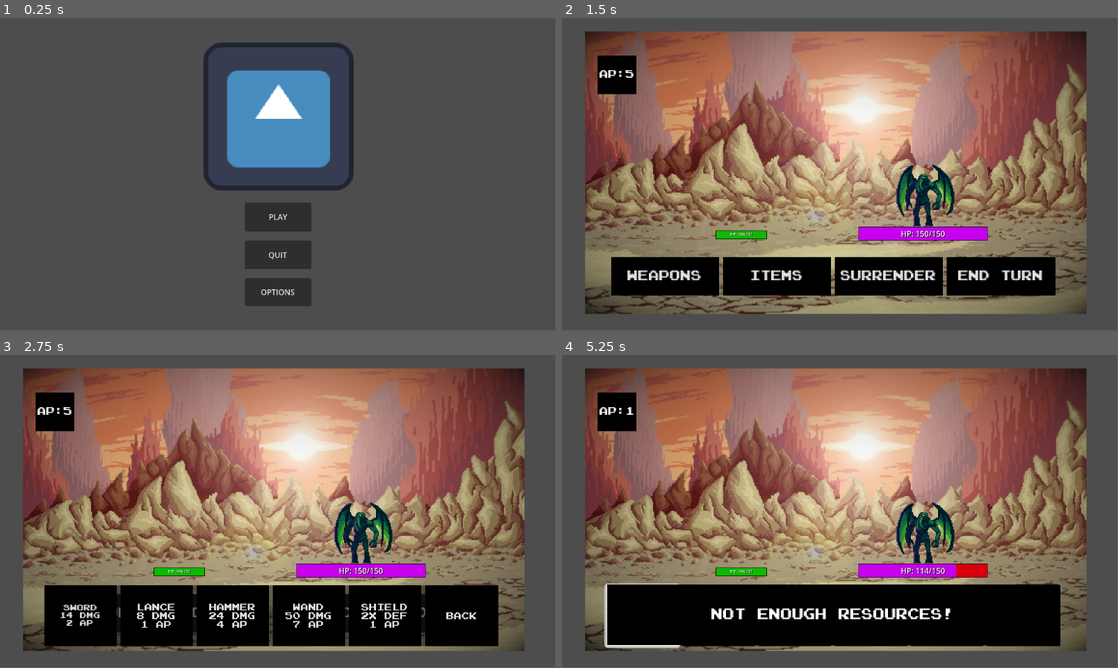
Above: before the commit, frames 1-4 (two rows, left to right).
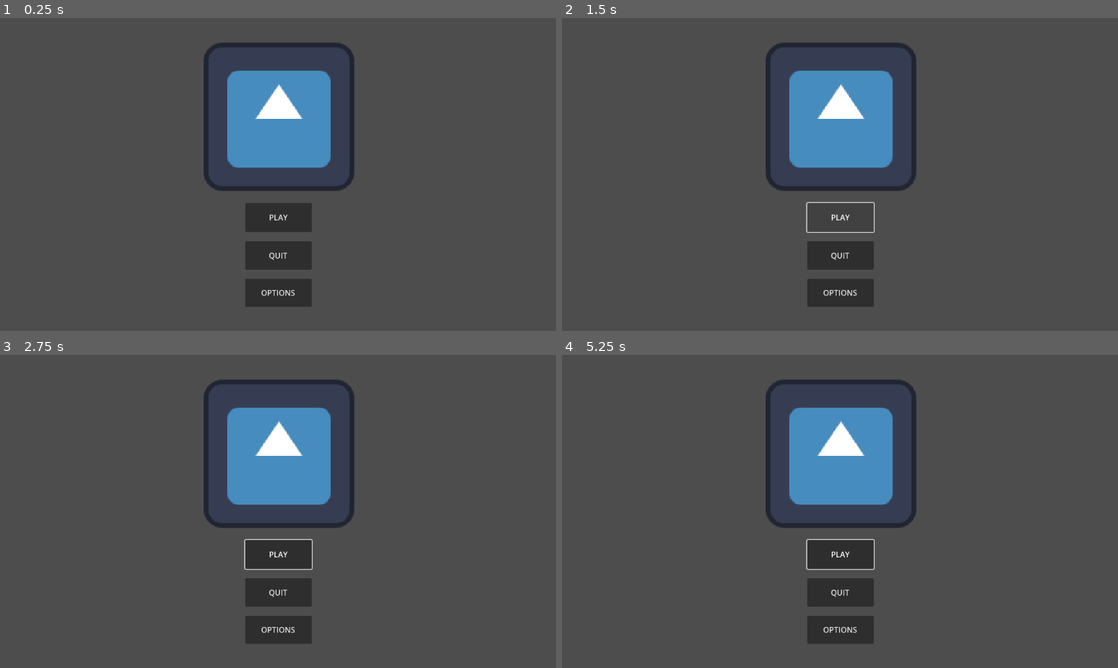
Above: after the commit, the same moments.

Repository: ElerosVecchio/OBL_TeamC
Game: Godot game, scene res://MainMenu/main_menu.tscn
Same seed, same stepped clock (60 frames per second), same inputs: the game is played once before the commit and once after it. The engine's default icon, where the game draws it, is replaced by a stand-in: a white triangle on a blue panel in a dark square.
Inputs (mouse positions are in pixels of both pictures, inside the frame that each line leads up to):
- Up to frame 1 (0.25 s): no input
- Up to frame 2 (1.5 s): click "PLAY" at 0.5 s; click (840, 218) at 1.25 s, where only the run after the commit has a clickable "PLAY"
- Up to frame 3 (2.75 s): click (105, 614) at 2 s, where only the run before the commit has a clickable "Weapons"
- Up to frame 4 (5.25 s): click (778, 614) at 2.75 s, where only the run before the commit has a clickable "Items"; click (890, 614) at 3.5 s, where only the run before the commit has a clickable "Surrender"; click (1001, 614) at 4.25 s, where only the run before the commit has a clickable "End Turn"; click (639, 614) at 5 s, where only the run before the commit has a clickable "Sword 14 DMG 2 AP"
In our replay, the window is 799x449 before the commit and 800x450 after it. These sizes can differ from the game's own. Grey fills any space a smaller window leaves; there, only what the larger window draws over its background counts as a difference.

The runs differ from the first frame. In frame 1, 0.5% of the frame differs, in the area x 37-64%, y 9-93%; in frame 2, 80%; in frame 3, 80%; in frame 4, 80%, in the area x 4-95%, y 4-95%.

Commit message:
Fixed fullscreen

Diff:
--- a/MainMenu/main_menu.tscn
+++ b/MainMenu/main_menu.tscn
@@ -1,9 +1,8 @@
-[gd_scene load_steps=5 format=3 uid="uid://cd0xyan3slpu3"]
+[gd_scene load_steps=4 format=3 uid="uid://cd0xyan3slpu3"]
 
 [ext_resource type="Script" path="res://MainMenu/main_menu.gd" id="1_j3xqe"]
 [ext_resource type="Texture2D" uid="uid://dpe0ckn6typcr" path="res://icon.svg" id="2_xy1mj"]
 [ext_resource type="Script" path="res://Item scripts/ItemScene.gd" id="3_e3sc7"]
-[ext_resource type="AudioStream" uid="uid://cdmhc07drpl7e" path="res://MainMenu/menu_music.mp3" id="4_8q8q6"]
 
 [node name="MainMenu" type="Node2D"]
 position = Vector2(577, 463)
@@ -71,11 +70,6 @@
 [node name="Item generation scene" type="Node" parent="."]
 script = ExtResource("3_e3sc7")
 
-[node name="AudioStreamPlayer" type="AudioStreamPlayer" parent="."]
-stream = ExtResource("4_8q8q6")
-autoplay = true
-bus = &"Music"
-
-[connection signal="pressed" from="MainMenuCanvas/btn_play" to="." method="_on_btn_play_pressed"]
+[connection signal="pressed" from="MainMenuCanvas/btn_play" to="." method="on_play_button_pressed"]
 [connection signal="pressed" from="MainMenuCanvas/btn_quit" to="." method="on_quit_button_pressed"]
 [connection signal="pressed" from="MainMenuCanvas/btn_options" to="." method="on_options_button_pressed"]
--- a/TurnBasedSystem&Scene/Global.gd
+++ b/TurnBasedSystem&Scene/Global.gd
@@ -2,10 +2,10 @@
 
 var actionpoints = 5
 
-var sworddamage = 14
+var sworddamage = 15
 var lancedamage = 8
-var hammerdamage = 24
-var wanddamage = 50
+var hammerdamage = 35
+var wanddamage = 65
 var shielddamage = 3
 
 var healthpotions = 2
--- a/TurnBasedSystem&Scene/bbeg.tscn
+++ b/TurnBasedSystem&Scene/bbeg.tscn
@@ -1,6 +1,7 @@
-[gd_scene load_steps=44 format=3 uid="uid://catqsg4w04yqc"]
+[gd_scene load_steps=45 format=3 uid="uid://catqsg4w04yqc"]
 
 [ext_resource type="Texture2D" uid="uid://cdix5s5pq4bo" path="res://TurnBasedSystem&Scene/Placeholder Sprites/cthulu_192x112_SpriteSheet.png" id="1_h6hrm"]
+[ext_resource type="FontFile" uid="uid://dtyyb1av647aj" path="res://TurnBasedSystem&Scene/Placeholder Sprites/Super Mario Bros. NES.ttf" id="2_csoe3"]
 
 [sub_resource type="AtlasTexture" id="AtlasTexture_c4x0y"]
 atlas = ExtResource("1_h6hrm")
@@ -342,6 +343,7 @@
 grow_horizontal = 2
 grow_vertical = 2
 theme_override_colors/font_shadow_color = Color(0, 0, 0, 1)
+theme_override_fonts/font = ExtResource("2_csoe3")
 text = "HP: 300/300"
 horizontal_alignment = 1
 vertical_alignment = 1
--- a/TurnBasedSystem&Scene/hero.tscn
+++ b/TurnBasedSystem&Scene/hero.tscn
@@ -1,85 +1,106 @@
-[gd_scene load_steps=24 format=3 uid="uid://bmmai14isviqg"]
-
-[sub_resource type="AtlasTexture" id="AtlasTexture_ts2vl"]
+[gd_scene load_steps=26 format=3 uid="uid://bmmai14isviqg"]
+
+[ext_resource type="Texture2D" uid="uid://b7ail3h52vt3q" path="res://TurnBasedSystem&Scene/Placeholder Sprites/AnimationSheet_Character.png" id="1_oo7lt"]
+[ext_resource type="FontFile" uid="uid://dtyyb1av647aj" path="res://TurnBasedSystem&Scene/Placeholder Sprites/Super Mario Bros. NES.ttf" id="2_g2m40"]
+
+[sub_resource type="AtlasTexture" id="AtlasTexture_6yx3w"]
+atlas = ExtResource("1_oo7lt")
 region = Rect2(0, 256, 32, 32)
 
-[sub_resource type="AtlasTexture" id="AtlasTexture_0b8jw"]
+[sub_resource type="AtlasTexture" id="AtlasTexture_bb5ag"]
+atlas = ExtResource("1_oo7lt")
 region = Rect2(32, 256, 32, 32)
 
-[sub_resource type="AtlasTexture" id="AtlasTexture_kliiu"]
+[sub_resource type="AtlasTexture" id="AtlasTexture_7n6om"]
+atlas = ExtResource("1_oo7lt")
 region = Rect2(64, 256, 32, 32)
 
-[sub_resource type="AtlasTexture" id="AtlasTexture_wdmbt"]
+[sub_resource type="AtlasTexture" id="AtlasTexture_3qbes"]
+atlas = ExtResource("1_oo7lt")
 region = Rect2(96, 256, 32, 32)
 
-[sub_resource type="AtlasTexture" id="AtlasTexture_tch6n"]
+[sub_resource type="AtlasTexture" id="AtlasTexture_autyq"]
+atlas = ExtResource("1_oo7lt")
 region = Rect2(128, 256, 32, 32)
 
-[sub_resource type="AtlasTexture" id="AtlasTexture_2hahs"]
+[sub_resource type="AtlasTexture" id="AtlasTexture_05404"]
+atlas = ExtResource("1_oo7lt")
 region = Rect2(160, 256, 32, 32)
 
-[sub_resource type="AtlasTexture" id="AtlasTexture_ejxq0"]
+[sub_resource type="AtlasTexture" id="AtlasTexture_3gets"]
+atlas = ExtResource("1_oo7lt")
 region = Rect2(192, 256, 32, 32)
 
-[sub_resource type="AtlasTexture" id="AtlasTexture_jnnht"]
+[sub_resource type="AtlasTexture" id="AtlasTexture_l6h7p"]
+atlas = ExtResource("1_oo7lt")
 region = Rect2(224, 256, 32, 32)
 
-[sub_resource type="AtlasTexture" id="AtlasTexture_3oqx3"]
+[sub_resource type="AtlasTexture" id="AtlasTexture_h6oe7"]
+atlas = ExtResource("1_oo7lt")
 region = Rect2(0, 224, 32, 32)
 
-[sub_resource type="AtlasTexture" id="AtlasTexture_eudra"]
+[sub_resource type="AtlasTexture" id="AtlasTexture_34cei"]
+atlas = ExtResource("1_oo7lt")
 region = Rect2(32, 224, 32, 32)
 
-[sub_resource type="AtlasTexture" id="AtlasTexture_b2ok0"]
+[sub_resource type="AtlasTexture" id="AtlasTexture_duj0n"]
+atlas = ExtResource("1_oo7lt")
 region = Rect2(64, 224, 32, 32)
 
-[sub_resource type="AtlasTexture" id="AtlasTexture_dv7wp"]
+[sub_resource type="AtlasTexture" id="AtlasTexture_e8khv"]
+atlas = ExtResource("1_oo7lt")
 region = Rect2(96, 224, 32, 32)
 
-[sub_resource type="AtlasTexture" id="AtlasTexture_q3j1i"]
+[sub_resource type="AtlasTexture" id="AtlasTexture_l7wy7"]
+atlas = ExtResource("1_oo7lt")
 region = Rect2(128, 224, 32, 32)
 
-[sub_resource type="AtlasTexture" id="AtlasTexture_apmti"]
+[sub_resource type="AtlasTexture" id="AtlasTexture_ki8xn"]
+atlas = ExtResource("1_oo7lt")
 region = Rect2(160, 224, 32, 32)
 
-[sub_resource type="AtlasTexture" id="AtlasTexture_gmaw4"]
+[sub_resource type="AtlasTexture" id="AtlasTexture_kwq7e"]
+atlas = ExtResource("1_oo7lt")
 region = Rect2(192, 224, 32, 32)
 
-[sub_resource type="AtlasTexture" id="AtlasTexture_wlgs5"]
+[sub_resource type="AtlasTexture" id="AtlasTexture_daeb3"]
+atlas = ExtResource("1_oo7lt")
 region = Rect2(224, 224, 32, 32)
 
-[sub_resource type="AtlasTexture" id="AtlasTexture_m5tp0"]
+[sub_resource type="AtlasTexture" id="AtlasTexture_6u487"]
+atlas = ExtResource("1_oo7lt")
 region = Rect2(0, 0, 32, 32)
 
-[sub_resource type="AtlasTexture" id="AtlasTexture_rqldq"]
+[sub_resource type="AtlasTexture" id="AtlasTexture_xq3qb"]
+atlas = ExtResource("1_oo7lt")
 region = Rect2(32, 0, 32, 32)
 
 [sub_resource type="SpriteFrames" id="SpriteFrames_l77hm"]
 animations = [{
 "frames": [{
 "duration": 1.0,
-"texture": SubResource("AtlasTexture_ts2vl")
-}, {
-"duration": 1.0,
-"texture": SubResource("AtlasTexture_0b8jw")
-}, {
-"duration": 1.0,
-"texture": SubResource("AtlasTexture_kliiu")
-}, {
-"duration": 1.0,
-"texture": SubResource("AtlasTexture_wdmbt")
-}, {
-"duration": 1.0,
-"texture": SubResource("AtlasTexture_tch6n")
-}, {
-"duration": 1.0,
-"texture": SubResource("AtlasTexture_2hahs")
-}, {
-"duration": 1.0,
-"texture": SubResource("AtlasTexture_ejxq0")
-}, {
-"duration": 1.0,
-"texture": SubResource("AtlasTexture_jnnht")
+"texture": SubResource("AtlasTexture_6yx3w")
+}, {
+"duration": 1.0,
+"texture": SubResource("AtlasTexture_bb5ag")
+}, {
+"duration": 1.0,
+"texture": SubResource("AtlasTexture_7n6om")
+}, {
+"duration": 1.0,
+"texture": SubResource("AtlasTexture_3qbes")
+}, {
+"duration": 1.0,
+"texture": SubResource("AtlasTexture_autyq")
+}, {
+"duration": 1.0,
+"texture": SubResource("AtlasTexture_05404")
+}, {
+"duration": 1.0,
+"texture": SubResource("AtlasTexture_3gets")
+}, {
+"duration": 1.0,
+"texture": SubResource("AtlasTexture_l6h7p")
 }],
 "loop": false,
 "name": &"Attack",
@@ -87,28 +108,28 @@
 }, {
 "frames": [{
 "duration": 1.0,
-"texture": SubResource("AtlasTexture_3oqx3")
-}, {
-"duration": 1.0,
-"texture": SubResource("AtlasTexture_eudra")
-}, {
-"duration": 1.0,
-"texture": SubResource("AtlasTexture_b2ok0")
-}, {
-"duration": 1.0,
-"texture": SubResource("AtlasTexture_dv7wp")
-}, {
-"duration": 1.0,
-"texture": SubResource("AtlasTexture_q3j1i")
-}, {
-"duration": 1.0,
-"texture": SubResource("AtlasTexture_apmti")
-}, {
-"duration": 1.0,
-"texture": SubResource("AtlasTexture_gmaw4")
-}, {
-"duration": 1.0,
-"texture": SubResource("AtlasTexture_wlgs5")
+"texture": SubResource("AtlasTexture_h6oe7")
+}, {
+"duration": 1.0,
+"texture": SubResource("AtlasTexture_34cei")
+}, {
+"duration": 1.0,
+"texture": SubResource("AtlasTexture_duj0n")
+}, {
+"duration": 1.0,
+"texture": SubResource("AtlasTexture_e8khv")
+}, {
+"duration": 1.0,
+"texture": SubResource("AtlasTexture_l7wy7")
+}, {
+"duration": 1.0,
+"texture": SubResource("AtlasTexture_ki8xn")
+}, {
+"duration": 1.0,
+"texture": SubResource("AtlasTexture_kwq7e")
+}, {
+"duration": 1.0,
+"texture": SubResource("AtlasTexture_daeb3")
 }],
 "loop": false,
 "name": &"Die",
@@ -116,10 +137,10 @@
 }, {
 "frames": [{
 "duration": 1.0,
-"texture": SubResource("AtlasTexture_m5tp0")
-}, {
-"duration": 1.0,
-"texture": SubResource("AtlasTexture_rqldq")
+"texture": SubResource("AtlasTexture_6u487")
+}, {
+"duration": 1.0,
+"texture": SubResource("AtlasTexture_xq3qb")
 }],
 "loop": true,
 "name": &"Idle",
@@ -181,6 +202,7 @@
 grow_vertical = 2
 scale = Vector2(0.5, 0.5)
 theme_override_colors/font_shadow_color = Color(0, 0, 0, 1)
+theme_override_fonts/font = ExtResource("2_g2m40")
 text = "HP: 100/100"
 horizontal_alignment = 1
 vertical_alignment = 1
--- a/TurnBasedSystem&Scene/world.gd
+++ b/TurnBasedSystem&Scene/world.gd
@@ -102,6 +102,7 @@
 	APPanel.get_node("Label").text = "AP:%d" % [Global.actionpoints]
 
 
+
 func _on_end_turn_pressed():
 	Global.enemyturn = true
 	Global.playerturn = false
--- a/TurnBasedSystem&Scene/world.tscn
+++ b/TurnBasedSystem&Scene/world.tscn
@@ -114,10 +114,10 @@
 script = ExtResource("1_24vmh")
 
 [node name="TextureRect" type="TextureRect" parent="."]
-offset_left = -27.0
-offset_top = -5.0
-offset_right = 2573.0
-offset_bottom = 1460.0
+offset_left = -31.0
+offset_top = -11.0
+offset_right = 2619.0
+offset_bottom = 1494.0
 scale = Vector2(0.2, 0.2)
 texture = ExtResource("5_ruwri")
 
@@ -133,8 +133,8 @@
 
 [node name="Camera2D" type="Camera2D" parent="."]
 z_index = 1
-position = Vector2(237, 143)
-zoom = Vector2(2, 2)
+position = Vector2(233, 142)
+zoom = Vector2(2.2, 2.2)
 
 [node name="ActionsPanel" type="Panel" parent="."]
 visible = false
@@ -192,7 +192,6 @@
 text = "End Turn"
 
 [node name="AttacksPanel" type="Panel" parent="."]
-visible = false
 offset_left = -5.0
 offset_top = 220.0
 offset_right = 466.0
@@ -215,7 +214,7 @@
 theme_override_styles/normal = SubResource("StyleBoxFlat_2d2o6")
 theme_override_styles/hover = SubResource("StyleBoxFlat_njh7f")
 text = "Sword
-14 DMG
+15 DMG
 2 AP
 "
 
@@ -228,7 +227,7 @@
 theme_override_styles/normal = SubResource("StyleBoxFlat_nht6k")
 theme_override_styles/hover = SubResource("StyleBoxFlat_vvo5q")
 text = "Lance
-8 DMG
+7 DMG
 1 AP"
 
 [node name="Hammer" type="Button" parent="AttacksPanel/AttacksBox"]
@@ -240,7 +239,7 @@
 theme_override_styles/normal = SubResource("StyleBoxFlat_ri28y")
 theme_override_styles/hover = SubResource("StyleBoxFlat_yf2da")
 text = "Hammer
-24 DMG
+35 DMG
 4 AP"
 
 [node name="Wand" type="Button" parent="AttacksPanel/AttacksBox"]
@@ -252,7 +251,7 @@
 theme_override_styles/normal = SubResource("StyleBoxFlat_4d8nk")
 theme_override_styles/hover = SubResource("StyleBoxFlat_wuaut")
 text = "Wand
-50 DMG
+65 DMG
 7 AP"
 
 [node name="Shield" type="Button" parent="AttacksPanel/AttacksBox"]
@@ -278,6 +277,7 @@
 text = "Back"
 
 [node name="ItemsPanel" type="Panel" parent="."]
+visible = false
 offset_left = -5.0
 offset_top = 221.0
 offset_right = 465.0
@@ -362,6 +362,7 @@
 vertical_alignment = 1
 
 [node name="NoMoreAP" type="Button" parent="."]
+visible = false
 offset_left = -4.0
 offset_top = 219.0
 offset_right = 465.0
--- a/project.godot
+++ b/project.godot
@@ -25,6 +25,10 @@
 ImportData="*res://Item scripts/ImportData.gd"
 Global="*res://TurnBasedSystem&Scene/Global.gd"
 
+[display]
+
+window/stretch/mode="viewport"
+
 [rendering]
 
 textures/canvas_textures/default_texture_filter=0
